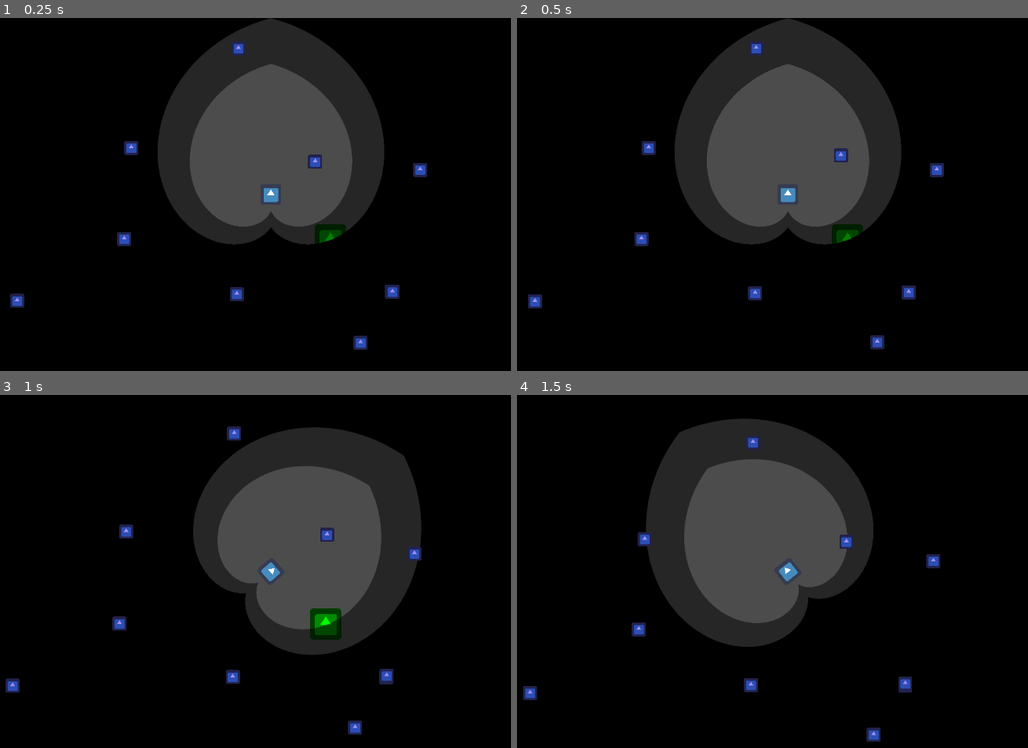
Above: before the commit, frames 1-4 (two rows, left to right).
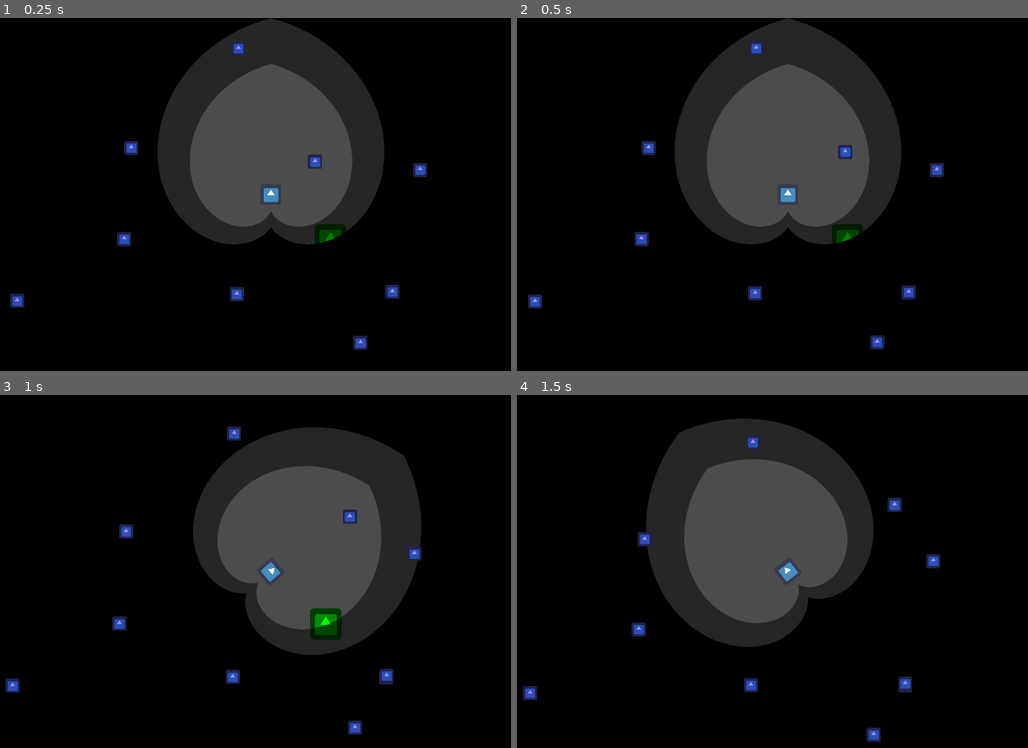
Above: after the commit, the same moments.

Repository: ebrahimebrahim/hungry_and_slow
Game: Godot game, scene res://Main.tscn
The game is run twice, just before and just after one commit, with the same random seed, the same clock (stepped at 60 frames per second) and the same inputs. The engine's default icon, where the game draws it, is replaced by a stand-in: a white triangle on a blue panel in a dark square.
Inputs (mouse positions are in pixels of both pictures, inside the frame that each line leads up to):
- Up to frame 1 (0.25 s): no input
- Up to frame 2 (0.5 s): no input
- Up to frame 3 (1 s): move the mouse to (408, 553) at 0.52 s; click (408, 553) at 0.67 s
- Up to frame 4 (1.5 s): move the mouse to (660, 589) at 1.27 s; click (660, 589) at 1.42 s

Frame 1 is identical in both runs. In frame 2, 0.1% of the frame differs, in the area x 62-66%, y 36-41%; in frame 3, 0.2%; in frame 4, 0.2%, in the area x 63-76%, y 29-44%.

Commit message:
set up panic cooldown timer for prey

Diff:
--- a/hungry_and_slow/Prey.gd
+++ b/hungry_and_slow/Prey.gd
@@ -2,17 +2,23 @@
 
 export var speed = 200
 export var freakout_radius = 200
+export var panic_time = 3 # will be the wait_time of child node panic timer
 
 var player_nearby = false
 var last_known_player_pos = null # will be a Vector2
 
+onready var panic_cooldown = get_node("Panic Cooldown")
+
+
 func player_spotted(pos : Vector2):
 	player_nearby = true
 	last_known_player_pos = pos
+	panic_cooldown.stop()
 
 
 func player_not_spotted():
-	player_nearby = false # Todo: instead make an alert timer count down and set this false
+	if panic_cooldown.is_stopped():
+		panic_cooldown.start(panic_time)
 
 
 func _process(delta):
@@ -20,3 +26,7 @@
 		position += (position - last_known_player_pos).normalized() * speed * delta
 	else:
 		position += Vector2(1,0).rotated(randf()*2*PI) * speed/5 * delta
+
+
+func _on_Panic_Cooldown_timeout():
+	player_nearby = false
--- a/hungry_and_slow/Prey.tscn
+++ b/hungry_and_slow/Prey.tscn
@@ -14,3 +14,7 @@
 modulate = Color( 0.627451, 0.560784, 0.94902, 1 )
 scale = Vector2( 0.675, 0.675 )
 texture = ExtResource( 2 )
+
+[node name="Panic Cooldown" type="Timer" parent="."]
+wait_time = 0.001
+[connection signal="timeout" from="Panic Cooldown" to="." method="_on_Panic_Cooldown_timeout"]
